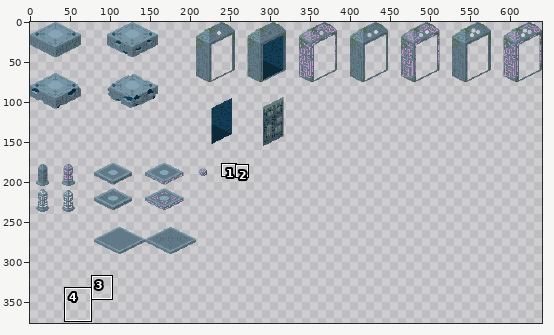
Pixel-art file: game-off-2025-waves/scenes/big_spritesheet.aseprite. The first picture is a wide view before the edit; the outline marks the close-up.
Close-up. Earlier state:
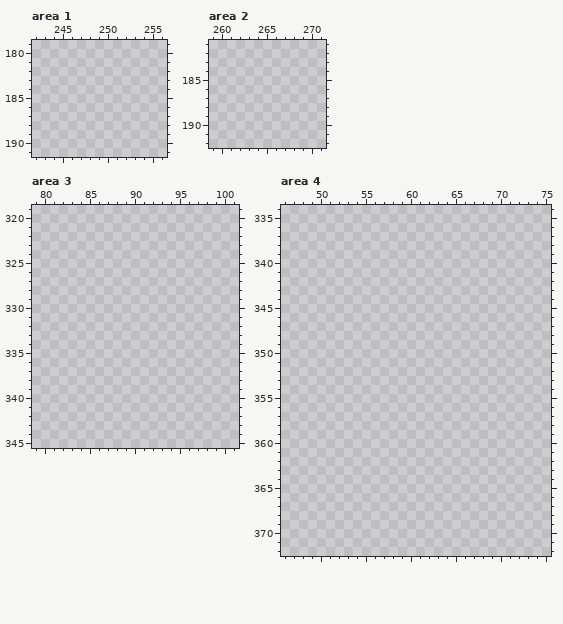
640x544 pixels, 1 frame. Shown: area 1: x 242..256, y 179..191; area 2: x 259..271, y 181..192; area 3: x 79..101, y 319..345; area 4: x 46..75, y 334..372. The wide view leaves out empty margins. The commit also changed other parts of the picture, which this record leaves out.
Now the later version:
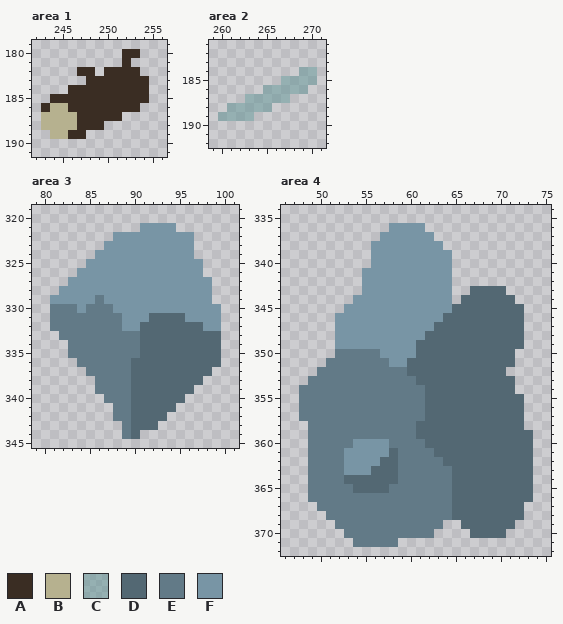
Palette (. is transparent): A #3a2d23  B #b6b18f  C #5e939480  D #536873  E #627a87  F #7895a5
What changed:
layer "demoWater" opacity 50% added
Changed rows in their new state; - is an unchanged pixel.
Area 1, layer "Layer 1":
first column x 243:
180 ---------AA-
181 ---------A--
182 ----AA-AAAA-
183 -----AAAAAAA
184 ---AAAAAAAAA
185 -AAAAAAAAAAA
186 ABBAAAAAAAA-
187 BBBBAAAAA---
188 BBBBAAA-----
189 -BBAA-------
Area 2, layer "demoWater":
first column x 260:
184 ---------CC
185 -------CCCC
186 -----CCCCC-
187 ---CCCCC---
188 -CCCCC-----
189 CCCC-------
Area 3, layer "Layer 1":
first column x 81:
321 ----------FFFF-----
322 -------FFFFFFFFF---
323 ------FFFFFFFFFF---
324 -----FFFFFFFFFFF---
325 ----FFFFFFFFFFFFF--
326 ---FFFFFFFFFFFFFF--
327 --FFFFFFFFFFFFFFFF-
328 -FFFFFFFFFFFFFFFFF-
329 FFFFFEFFFFFFFFFFFF-
330 EEEFEEEFFFFFFFFFFFF
331 EEEEEEEEFFFDDDDFFFF
332 EEEEEEEEFFDDDDDDDFF
333 -EEEEEEEEEDDDDDDDDD
334 --EEEEEEEEDDDDDDDDD
335 --EEEEEEEEDDDDDDDDD
336 ---EEEEEEDDDDDDDDDD
337 ----EEEEEDDDDDDDDD-
338 -----EEEEDDDDDDDD--
339 -----EEEEDDDDDDD---
340 ------EEEDDDDDD----
341 -------EEDDDDD-----
342 -------EEDDDD------
343 --------EDDD-------
344 --------ED---------
Area 4, layer "Layer 1":
first column x 48:
336 ----------FFFF------------
337 ---------FFFFFF-----------
338 --------FFFFFFFF----------
339 --------FFFFFFFFF---------
340 --------FFFFFFFFF---------
341 -------FFFFFFFFFF---------
342 -------FFFFFFFFFF---------
343 -------FFFFFFFFFF--DDDD---
344 ------FFFFFFFFFFF-DDDDDD--
345 -----FFFFFFFFFFFFDDDDDDDD-
346 ----FFFFFFFFFFFFDDDDDDDDD-
347 ----FFFFFFFFFFFDDDDDDDDDD-
348 ----FFFFFFFFFFDDDDDDDDDDD-
349 ----FFFFFFFFFDDDDDDDDDDDD-
350 ----EEEEEFFFFDDDDDDDDDDD--
351 ---EEEEEEEFFDDDDDDDDDDDD--
352 --EEEEEEEEEEDDDDDDDDDDD---
353 -EEEEEEEEEEEEDDDDDDDDDDD--
354 EEEEEEEEEEEEEEDDDDDDDDDD--
355 EEEEEEEEEEEEEEDDDDDDDDDDD-
356 EEEEEEEEEEEEEEDDDDDDDDDDD-
357 EEEEEEEEEEEEEEDDDDDDDDDDD-
358 -EEEEEEEEEEEEDDDDDDDDDDDD-
359 -EEEEEEEEEEEEDDDDDDDDDDDDD
360 -EEEEEFFFFEEEEDDDDDDDDDDDD
361 -EEEEFFFFFDEEEEDDDDDDDDDDD
362 -EEEEFFFFDDEEEEEDDDDDDDDDD
363 -EEEEFFFDDDEEEEEEDDDDDDDDD
364 -EEEEDDDDDDEEEEEEDDDDDDDDD
365 -EEEEEDDDDEEEEEEEDDDDDDDDD
366 -EEEEEEEEEEEEEEEEDDDDDDDDD
367 --EEEEEEEEEEEEEEEDDDDDDDD-
368 ---EEEEEEEEEEEEEEDDDDDDDD-
369 ----EEEEEEEEEEEE--DDDDDD--
370 -----EEEEEEEEEE----DDDD---
371 ------EEEEE---------------
